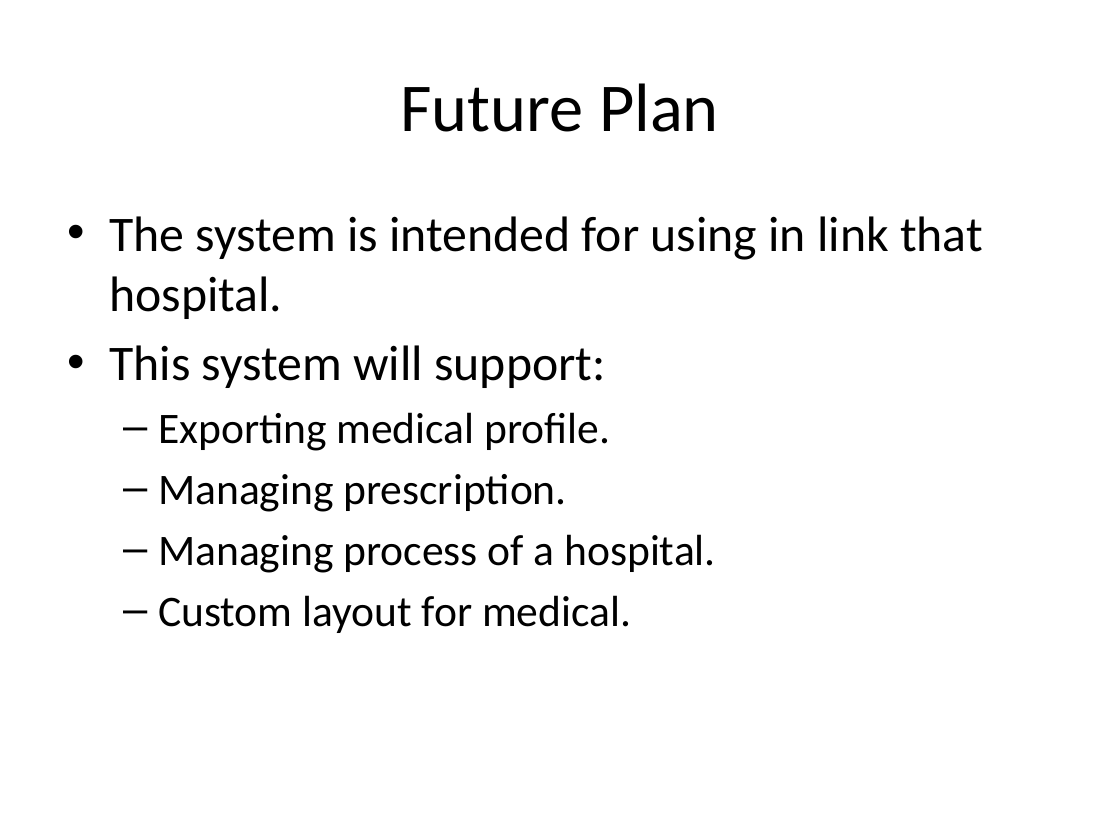
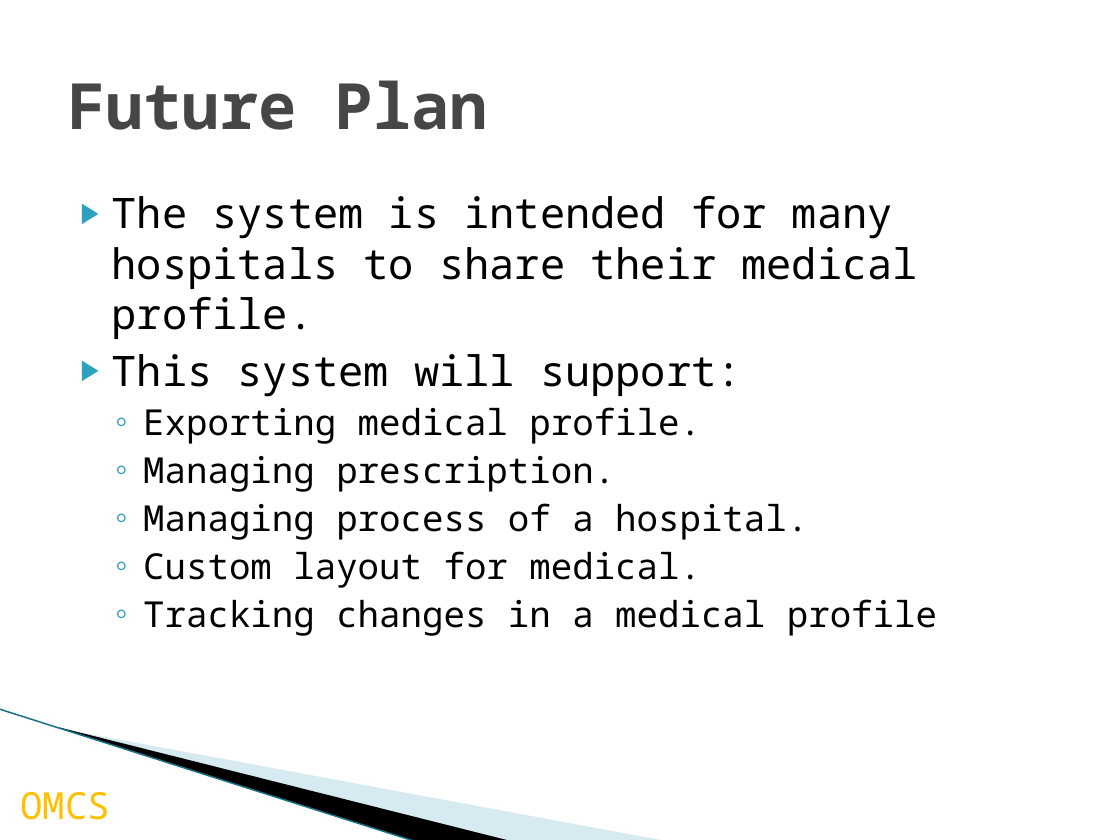
Before and after one commit to palaniellappank/online-medical-consultant-system, a slide deck: slide 19 of Document/OMCS_Slide.pptx (slide 17 before the commit). Drawn at 1120x840 pixels with LibreOffice and Linux fonts; fonts in the diff are those of the drawing; background and template pictures are left out. Boxes give left, top, right and bottom in pixels: in the first picture for what was removed or moved away, otherwise in the second. Text is boxed around its words. In the diff, an @@ line names an element or a change of style, - is before the commit and + after.

```diff
--- a/Document/OMCS_Slide.pptx
+++ b/Document/OMCS_Slide.pptx
@@ title "Future Plan" at bbox=[67, 80, 488, 130]: size 44 to 41 pt, font Calibri to Noto Sans Mono, text colour #000000 to #464646, bold on; alignment centre to left @@
@@ text "The system is intended for ...": place and size @@
-text "The system is intended for ..." at bbox=[109, 216, 983, 633]
+text "The system is intended for ..." at bbox=[112, 196, 937, 636]
@@ text at bbox=[112, 196, 918, 339]: text changed; size 32 to 27 pt; font Calibri to Noto Sans Mono @@
-• The system is intended for using in link that hospital.
+▶ The system is intended for many hospitals to share their medical profile.
@@ text at bbox=[112, 354, 808, 588]: size 32 to 27 pt in "This system will support:"; font Calibri to Noto Sans Mono in "This system will support:", "Exporting medical profile.", "Managing prescription.", "Managing process of a hospital." and 1 more places; size 28 to 23 pt in "Exporting medical profile.", "Managing prescription.", "Managing process of a hospital.", "Custom layout for medical."; bullet • to ▶; less space between paragraphs; bullet – to ◦ @@
@@ text at bbox=[143, 599, 937, 636]: paragraph added @@
+  ◦ Tracking changes in a medical profile
@@ line added from (0, 709) to (416, 840), #97C5D8 0.95 pt @@
@@ freeform shape added at bbox=[59, 727, 512, 840], fill #000000 @@
@@ freeform shape added at bbox=[62, 728, 666, 840], fill #A0CBDC at 40% opacity @@
@@ text added at bbox=[20, 792, 110, 820], 24 pt, text #FFC000 @@
+OMCS
```
Also in this commit, not shown: 16 other slides changed, 4 slides added, 1 slide removed.
